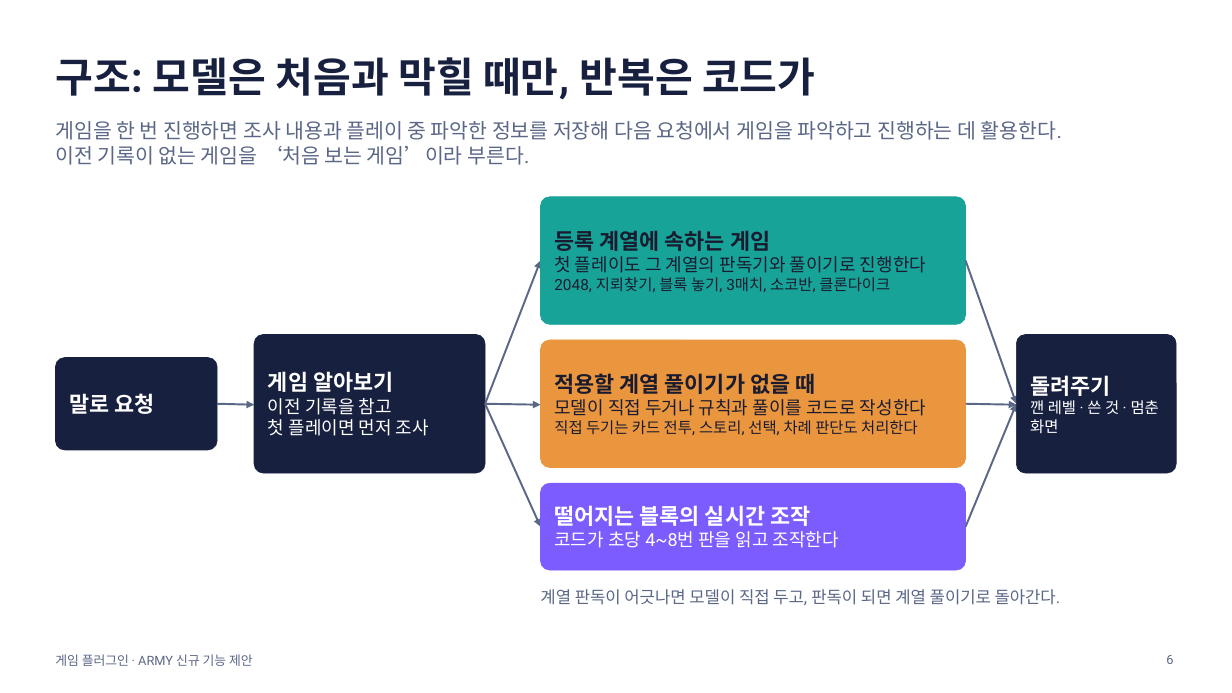
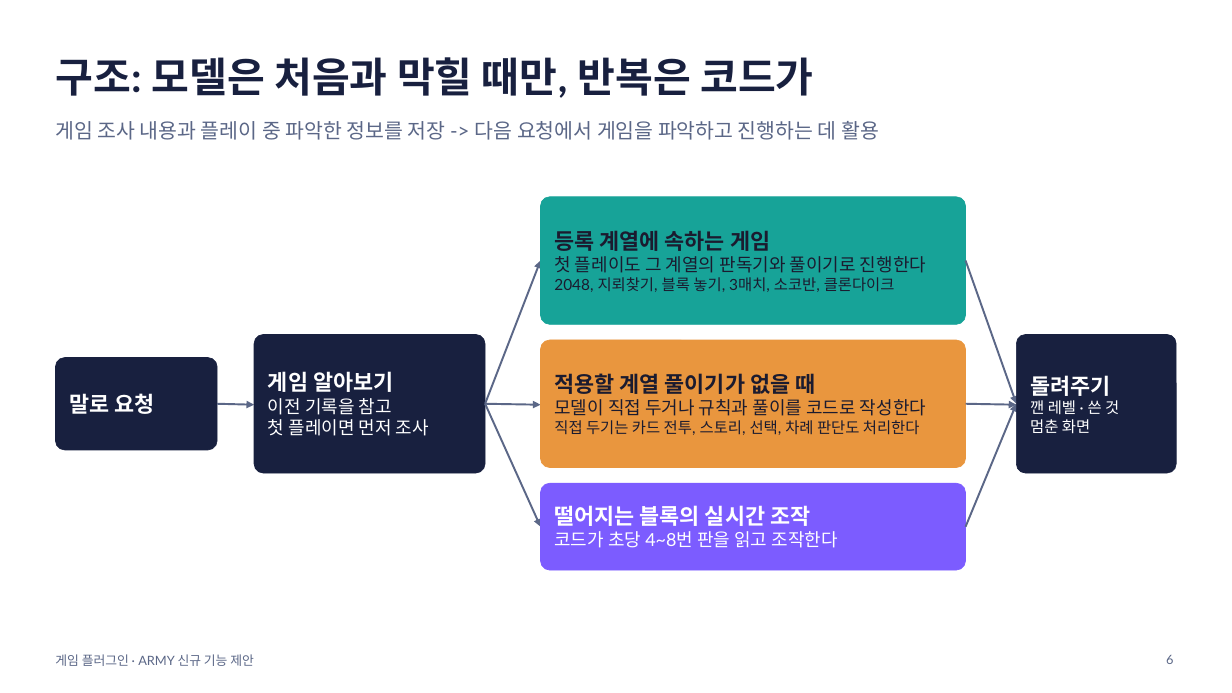
Before and after one commit to jimni-kim/game-lab, a slide deck: slide 6 of final/game-plugin-intro.pptx. Drawn at 1232x693 pixels with LibreOffice and Linux fonts; fonts in the diff are those of the drawing. Boxes give left, top, right and bottom in pixels: in the first picture for what was removed or moved away, otherwise in the second. Text is boxed around its words. In the diff, an @@ line names an element or a change of style, - is before the commit and + after.

Commit message:
Update game plugin presentation and embed SamsungOne Korean fonts

```diff
--- a/final/game-plugin-intro.pptx
+++ b/final/game-plugin-intro.pptx
@@ text at (55, 121, 879, 140): text changed; font Roboto to Lato @@
-게임을 한 번 진행하면 조사 내용과 플레이 중 파악한 정보를 저장해 다음 요청에서 게임을 파악하고 진행하는 데 활용한다.
-이전 기록이 없는 게임을 ‘처음 보는 게임’이라 부른다.
+게임 조사 내용과 플레이 중 파악한 정보를 저장 -> 다음 요청에서 게임을 파악하고 진행하는 데 활용
@@ text at (1030, 400, 1119, 434): text changed; font Roboto to Lato @@
-깬 레벨 · 쓴 것 · 멈춘 화면
+깬 레벨 · 쓴 것
+멈춘 화면
@@ text removed at (540, 589, 1060, 605) @@
-계열 판독이 어긋나면 모델이 직접 두고, 판독이 되면 계열 풀이기로 돌아간다.
@@ font Roboto to Lato in 5 elements at (55, 57, 813, 98), (554, 231, 926, 292), (554, 373, 926, 435), (554, 505, 838, 548), (55, 654, 254, 666) @@
```
Also in this commit, not shown: 19 other slides changed, 2 other files.
